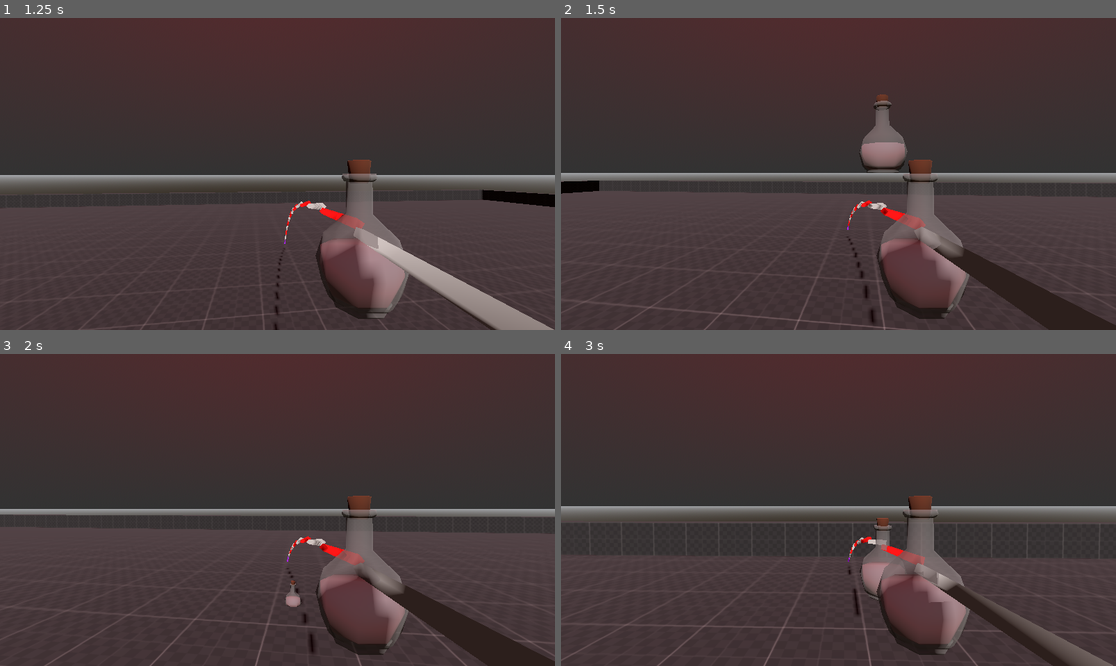
Above: before the commit, frames 1-4 (two rows, left to right).
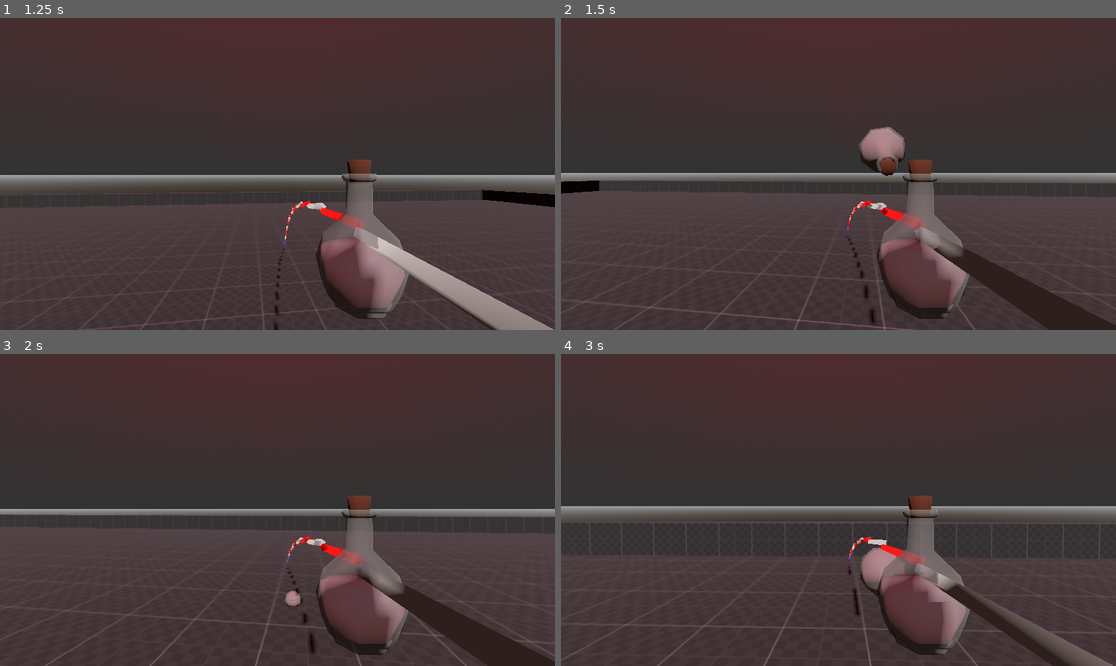
Above: after the commit, the same moments.

Repository: Molflyn/TRANSMUTE
Game: Godot game, scene res://Scenes/Main.tscn
Same seed, same stepped clock (60 frames per second), same inputs: the game is played once before the commit and once after it.
Inputs (mouse positions are in pixels of both pictures, inside the frame that each line leads up to):
- Up to frame 1 (1.25 s): tap Enter at 0.5 s; move the mouse to (305, 174) at 0.52 s; hold W (move_forward) from 0.53 s (still down); tap Shift (dash) at 0.6 s; tap Space (jump) at 0.77 s
- Up to frame 2 (1.5 s): keep holding W (move_forward); move the mouse to (810, 174) at 1.27 s; click (810, 174) at 1.35 s
- Up to frame 3 (2 s): keep holding W (move_forward); tap Space (jump) at 1.52 s
- Up to frame 4 (3 s): keep holding W (move_forward); move the mouse to (849, 503) at 2.02 s; tap Shift (dash) at 2.1 s; move the mouse to (832, 516) at 2.77 s; click (832, 516) at 2.85 s

Frame 1 is identical in both runs. In frame 2, 0.9% of the frame differs, in the area x 53-63%, y 24-51%; in frame 3, less than 0.1%; in frame 4, 0.6%.

Commit message:
Added Rotation to Potion when Thrown

Diff:
--- a/Scripts/PlayerController.gd
+++ b/Scripts/PlayerController.gd
@@ -81,20 +81,18 @@
 		DebugDraw._draw_line_relative(line_start, line_end-line_start, 2, colours[i%2])
 		line_start = line_end
 
-
 func _potion_prep():
 	var potion_instance = potion.instantiate()
 	potion_marker.add_child(potion_instance)
 	potion_instance.global_position = potion_marker.global_position
-
-	var potion_direction = -potion_marker.global_transform.basis.z
 
 	if potion_thrown == true:
 		potion_instance.top_level = true
 		potion_instance.axis_lock_linear_y = false
 		potion_instance.set_collision_layer_value(2, true)
 		potion_instance.set_collision_mask_value(2, true)
-		potion_instance.apply_central_impulse(potion_direction * throw_strength)
+		potion_instance.apply_impulse(_throw_direction() as Vector3 * throw_strength)
+		potion_instance.apply_torque(Vector3(1, 0, 0) * 100)
 		potion_thrown = false
 
 func _ready():
